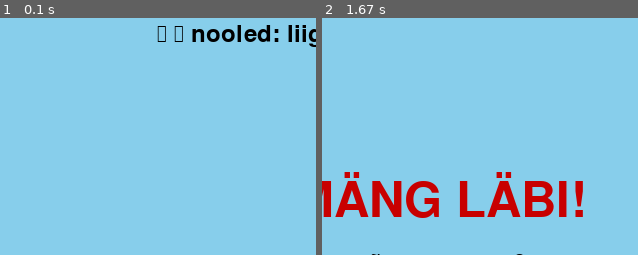
Above: before the commit, frames 1-2 (left to right).
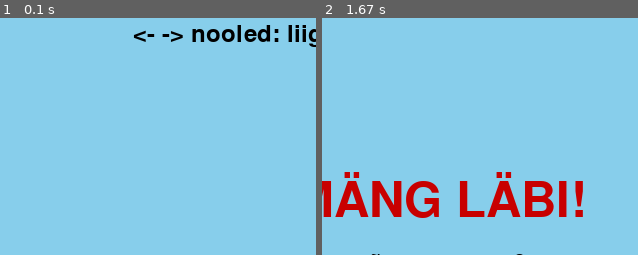
Above: after the commit, the same moments.

Repository: sTul1p/Tarkvaraarenduse-projekt
Game: pygame game, started from ping-pong täiendatud/ping-pong täiendatud.py
The game is run twice, just before and just after one commit, with the same random seed, the same clock (stepped at 60 frames per second) and the same inputs.
Inputs:
- Up to frame 1 (0.1 s): no input
- Up to frame 2 (1.67 s): hold Right 0.33-0.8 s; hold Right 0.83-1.3 s
The pictures show only the part of the screen within x 31-81%, y 0-50%; the shares and areas given below are measured in that part.

The runs differ from the first frame. In frame 1, 0.4% of the frame differs, in the area x 42-58%, y 3-11%; in frame 2, nothing differs.

Commit message:
uuendatud

Diff:
--- a/ping-pong täiendatud/ping-pong täiendatud.py
+++ b/ping-pong täiendatud/ping-pong täiendatud.py
@@ -57,7 +57,7 @@
     screen.blit(tekst, (10, 10))
 
     # Juhend
-    juhend = font.render("← → nooled: liiguta alust", True, MUST)
+    juhend = font.render("<- -> nooled: liiguta alust", True, MUST)
     screen.blit(juhend, (W - juhend.get_width() - 10, 10))
 
     # Alus
